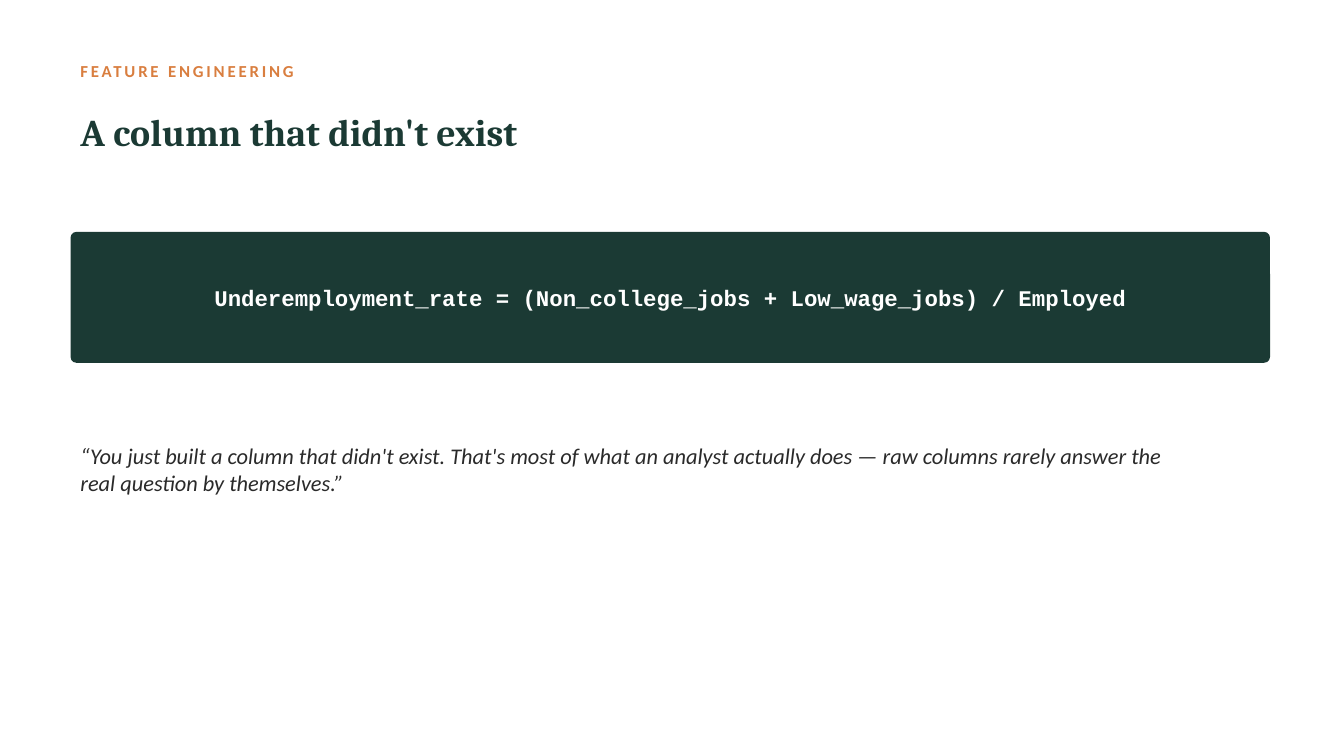
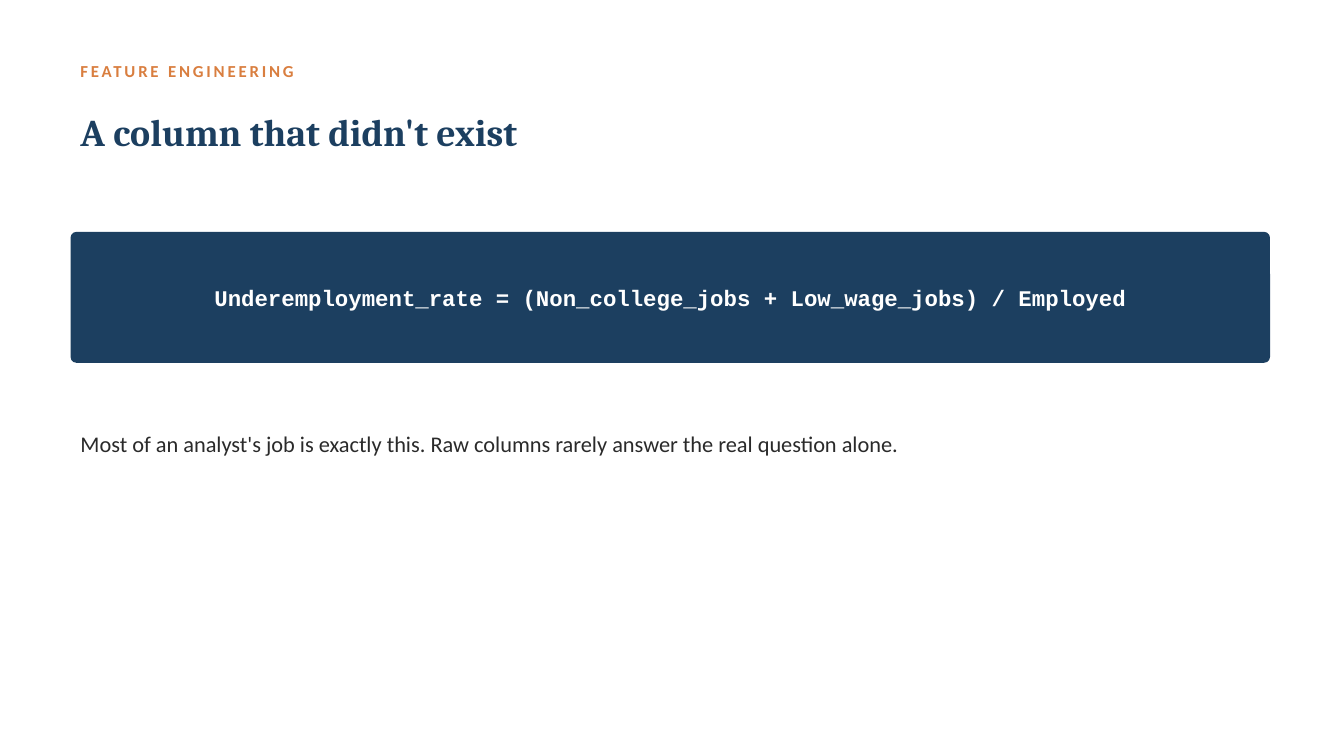
Before and after one commit to Zahi-Rahman/DSDG-Data-Analytics-Branch, a slide deck: slide 4 of week-02-excel/slides/week-02-slides.pptx (slide 5 before the commit). Drawn at 1344x756 pixels with LibreOffice and Linux fonts; fonts in the diff are those of the drawing. Boxes give left, top, right and bottom in pixels: in the first picture for what was removed or moved away, otherwise in the second. Text is boxed around its words. In the diff, an @@ line names an element or a change of style, - is before the commit and + after.

```diff
--- a/week-02-excel/slides/week-02-slides.pptx
+++ b/week-02-excel/slides/week-02-slides.pptx
@@ text "A column that didn't exist" at (x1=80, y1=119, x2=517, y2=147): text colour #1B3A34 to #1C3F60 @@
@@ rounded rectangle at (x1=71, y1=232, x2=1270, y2=363): fill #1B3A34 to #1C3F60 @@
@@ text at (x1=80, y1=436, x2=898, y2=456): text changed; italic off @@
-“You just built a column that didn't exist. That's most of what an analyst actually does — raw columns rarely answer the real question by themselves.”
+Most of an analyst's job is exactly this. Raw columns rarely answer the real question alone.
```
Also in this commit, not shown: 5 other slides changed, 1 slide added, 2 slides removed, 3 other files.
